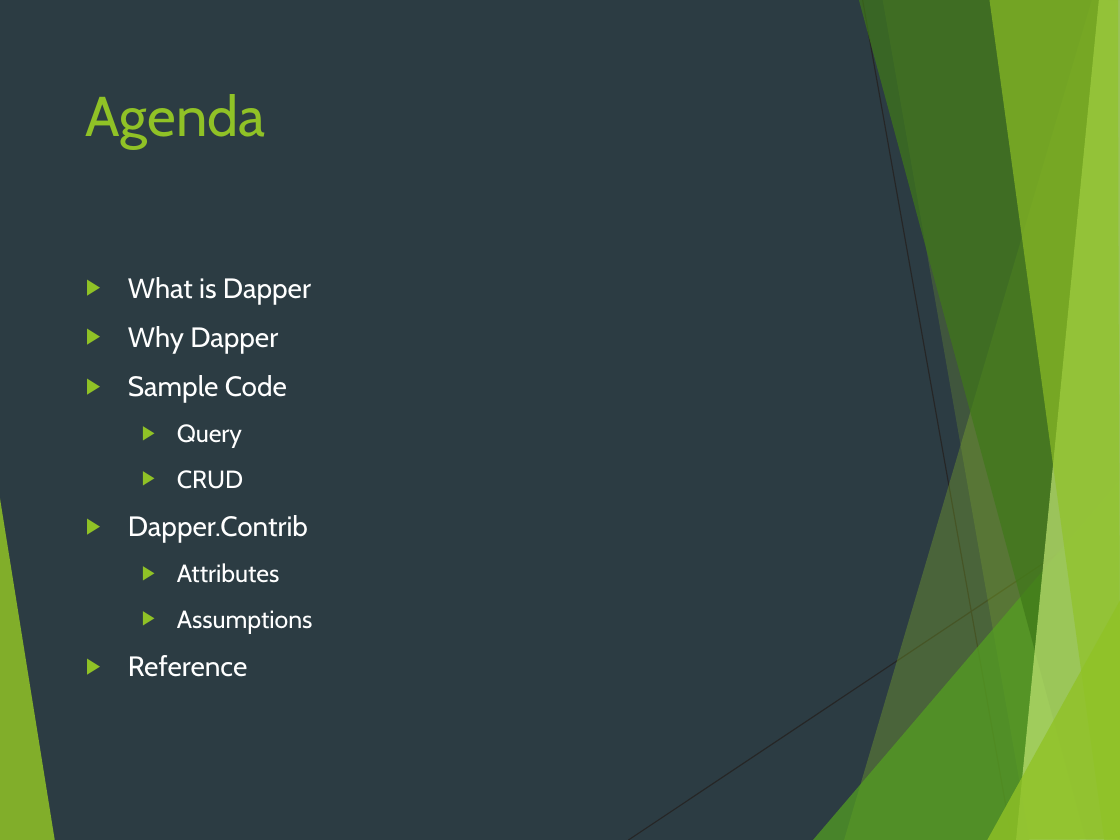
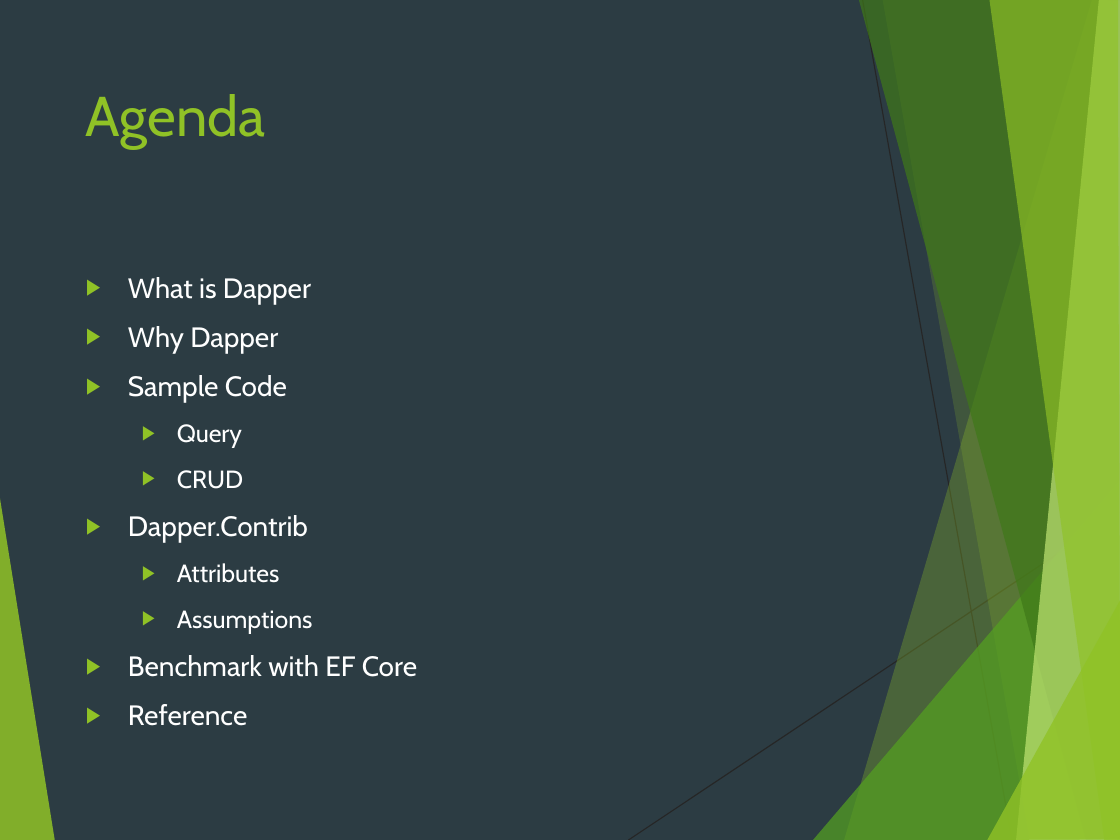
Before and after one commit to bagamoon/dapper-core, a slide deck: slide 2 of Dapper.pptx. Drawn at 1120x840 pixels with LibreOffice and Linux fonts; fonts in the diff are those of the drawing. Boxes give left, top, right and bottom in pixels: in the first picture for what was removed or moved away, otherwise in the second. Text is boxed around its words. In the diff, an @@ line names an element or a change of style, - is before the commit and + after.

Commit message:
add insert and update benchmark

```diff
--- a/Dapper.pptx
+++ b/Dapper.pptx
@@ text at box(128, 655, 417, 677): paragraph added @@
+▶ Benchmark with EF Core
```
Also in this commit, not shown: 1 other slide changed, 2 slides added, 6 other files.
